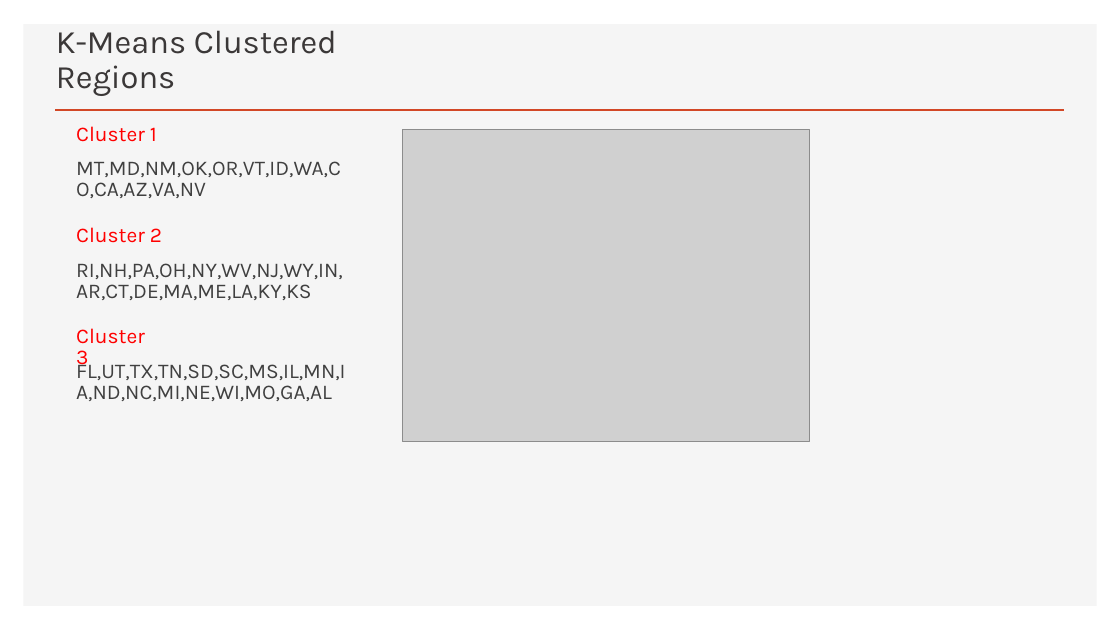
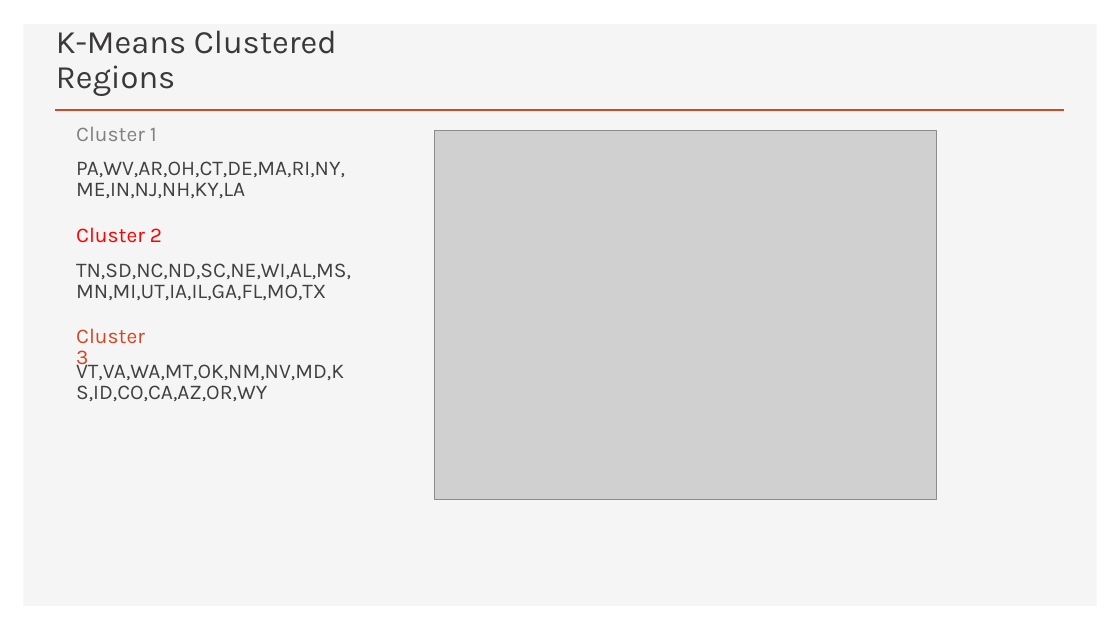
Before and after one commit to damuakula/FinalProject, a slide deck: slide 8 of PyschRegionsUS.pptx. Drawn at 1120x630 pixels with LibreOffice and Linux fonts; fonts in the diff are those of the drawing; grey boxes stand for pictures. Boxes give left, top, right and bottom in pixels: in the first picture for what was removed or moved away, otherwise in the second. Text is boxed around its words. In the diff, an @@ line names an element or a change of style, - is before the commit and + after.

```diff
--- a/PyschRegionsUS.pptx
+++ b/PyschRegionsUS.pptx
@@ text "Cluster 1" at (76, 127, 157, 141): text colour #FF0000 to #808080 @@
@@ picture: place and size @@
-picture at (402, 129, 810, 441)
+picture at (434, 130, 936, 500)
@@ text at (76, 161, 345, 198): text changed @@
-MT,MD,NM,OK,OR,VT,ID,WA,CO,CA,AZ,VA,NV
+PA,WV,AR,OH,CT,DE,MA,RI,NY,ME,IN,NJ,NH,KY,LA
@@ text at (76, 263, 351, 300): text changed @@
-RI,NH,PA,OH,NY,WV,NJ,WY,IN,AR,CT,DE,MA,ME,LA,KY,KS
+TN,SD,NC,ND,SC,NE,WI,AL,MS,MN,MI,UT,IA,IL,GA,FL,MO,TX
@@ text "Cluster 3" at (76, 328, 145, 370): text colour #FF0000 to #D24726 @@
@@ text at (76, 359, 344, 401): text changed @@
-FL,UT,TX,TN,SD,SC,MS,IL,MN,IA,ND,NC,MI,NE,WI,MO,GA,AL
+VT,VA,WA,MT,OK,NM,NV,MD,KS,ID,CO,CA,AZ,OR,WY
```
Also in this commit, not shown: 8 other slides changed, 1 slide added, 2 other files.
